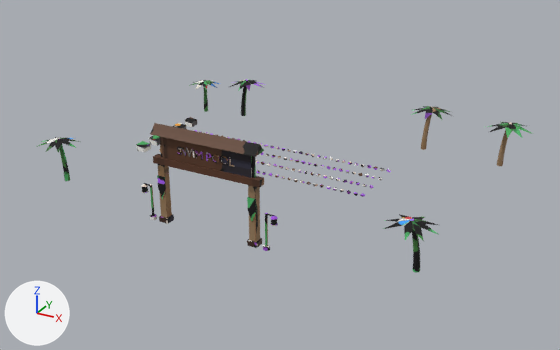
What one commit did to the FBX model assets/stations/area_pool_2_5.fbx.
Before and after are seen from a 50 mm lens placed at (140.5, -263.2, 130.0), pointed at (-0.5, -6.9, 1.8). Lighting does not change. The marker at lower left points along +X, +Y and +Z. The picture after the commit comes second.

Names of what the first picture shows: 'area_pool_2_5_body' and 1 more.
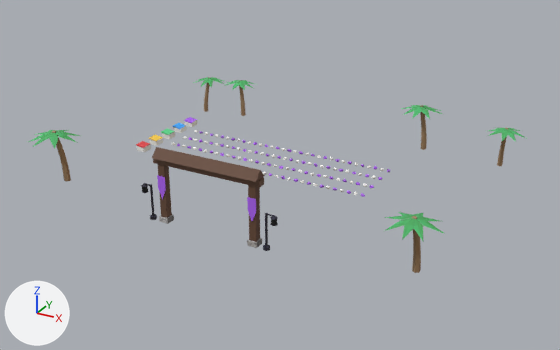
Where the change shows, as pixel boxes (x1, y1, x2, y2) in the pictures (560 x 350 px; the box of a moved part takes in the faces that stretch with it):
'area_pool_2_5_body', reshaped: before (36, 79, 533, 273); after (29, 77, 527, 273)
part 1 of me_area_pool_2_5_body, moved or reshaped: before (150, 123, 264, 157); after (152, 147, 265, 182)
part 2 of me_area_pool_2_5_body, added: after (29, 130, 80, 149)
part 3 of me_area_pool_2_5_body, added (green): after (384, 212, 445, 241)
part 4 of me_area_pool_2_5_body, deleted: before (36, 136, 256, 178)
part 5 of me_area_pool_2_5_body, moved or reshaped: before (189, 79, 369, 195); after (172, 77, 369, 195)
part 6 of me_area_pool_2_5_body, moved or reshaped: before (411, 106, 533, 159); after (401, 105, 527, 160)
part 7 of me_area_pool_2_5_body, built on: before (384, 214, 439, 256); after (412, 216, 421, 255)
part 8 of me_area_pool_2_5_body, moved or reshaped: before (57, 138, 70, 181); after (52, 131, 71, 181)
part 9 of me_area_pool_2_5_body, surface changed: (61, 93, 504, 273) in both

Edits to the bpy script that builds the scene:
```text
Change me_area_pool_2_5_body:
    used by ob_area_pool_2_5_body; location = (0.0, 0.0, 0.0)
    remove me_area_pool_2_5_body.from_pydata(...)  # 3444 vertices, 5097 faces; spans x -88.0..88.0, y -63.0..66.0, z 0.0..38.0
    add me_area_pool_2_5_body.from_pydata(...)  # 2612 vertices, 3881 faces; spans x -90.0..86.0, y -63.0..65.0, z 0.0..29.0
    me_area_pool_2_5_body part 1: the loose piece of 6 vertices spanning x -21.0..21.0, y -63.0..-57.0, z 34.0..38.0 is moved by (0.0, 0.0, -9.0)
    me_area_pool_2_5_body part 2: a new loose piece of 41 vertices spanning x -90.0..-67.0, y -63.0..-41.0, z 18.0..22.0, in mat_area_pool_2_5_baked (picture img_area_pool_2_5_png)
    me_area_pool_2_5_body part 3: a new loose piece of 41 vertices spanning x 62.0..83.0, y -63.0..-42.0, z 17.0..20.0, in mat_area_pool_2_5_baked (picture img_area_pool_2_5_png)
    me_area_pool_2_5_body part 4: 11 loose pieces with 873 vertices, spanning x -88.0..19.0, y -61.0..-41.0, z 15.0..34.0, are deleted
    me_area_pool_2_5_body part 5: 170 vertices moved from x -76.0..34.0, y -12.0..55.0, z 3.0..19.0 to x -76.0..34.0, y -12.0..55.0, z 3.0..18.0; 240 vertices removed from x -83.0..35.0, y -12.0..63.0, z 3.0..19.0; 240 vertices added at x -83.0..34.0, y -12.0..64.0, z 3.0..18.0
    me_area_pool_2_5_body part 6: 20 vertices moved from x 39.0..77.0, y 49.0..57.0, z 7.0..18.0 to x 39.0..76.0, y 49.0..57.0, z 6.0..18.0; 139 vertices removed from x 32.0..88.0, y 40.0..66.0, z 6.0..20.0; 139 vertices added at x 27.0..86.0, y 40.0..65.0, z 6.0..20.0
    me_area_pool_2_5_body part 7: 13 vertices moved from x 71.0..74.0, y -52.0..-49.0, z 6.0..19.0 to x 71.0..74.0, y -52.0..-49.0, z 7.0..19.0; 61 vertices removed from x 62.0..81.0, y -61.0..-42.0, z 12.0..19.0; 20 vertices added at x 71.0..74.0, y -54.0..-50.0, z 13.0..20.0
    me_area_pool_2_5_body part 8: 23 vertices moved from x -79.0..-75.0, y -51.0..-49.0, z 3.0..18.0 to x -79.0..-75.0, y -53.0..-49.0, z 4.0..22.0; 10 vertices removed from x -79.0..-77.0, y -51.0..-49.0, z 9.0..18.0; 10 vertices added at x -79.0..-76.0, y -53.0..-49.0, z 11.0..22.0
    me_area_pool_2_5_body part 9: 1984 kept faces spanning x -78.0..76.0, y -62.0..55.0, z 0.0..25.0 get new texture (UV) coordinates
    other edits to the shape of me_area_pool_2_5_body do not show in these pictures
```
